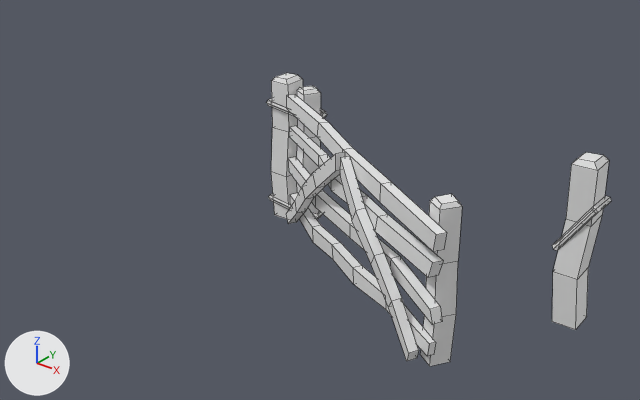
Renders of the FBX model Colono/Assets/Resources/Models/Fences/source/gate_open.fbx from each side of a commit.
One viewpoint serves both versions: a 50 mm camera at (0.9, -2.46, 1.64) aimed at (-0.92, -0.18, 0.23). Every picture has the same lights, and +X, +Y and +Z are marked at lower left. Mesh edges are drawn as thin lines. Where no turn or scale is listed for an object, it has been applied to the vertices.

The first picture shows 'Fence_Gate_Open'.
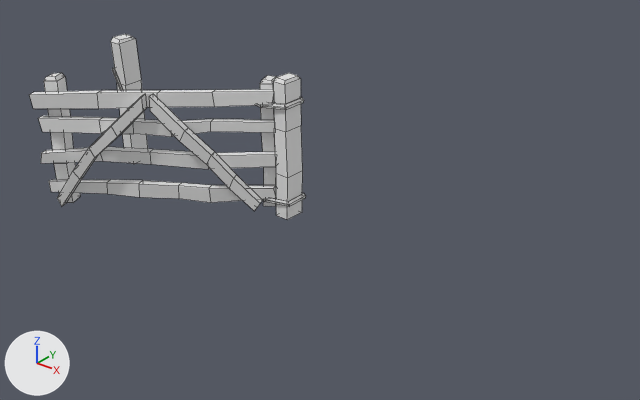
The change, as a list of edits to the scene's bpy script:
```text
Change me_cube_000:
    used by ob_fence_gate_open; location = (0.0, 0.0, 0.0)
    remove me_cube_000.from_pydata(...)  # 293 vertices, 273 faces; spans x -1.297..0.06, y -0.601..0.067, z -0.002..0.592
    add me_cube_000.from_pydata(...)  # 293 vertices, 273 faces; spans x -0.045..0.973, y -0.601..0.067, z -0.002..0.592
    me_cube_000 part 1: the loose piece of 20 vertices spanning x -0.056..0.042, y -0.06..0.046, z -0.002..0.592 is scaled about the mesh origin by (-0.75, 1, 1)
    me_cube_000 part 2: the loose piece of 24 vertices spanning x -1.193..-0.175, y -0.584..-0.004, z 0.349..0.413 is scaled about the mesh origin by (-0.75, 1, 1)
    me_cube_000 part 3: the loose piece of 20 vertices spanning x -1.198..-0.16, y -0.601..-0.002, z 0.451..0.532 is scaled about the mesh origin by (-0.75, 1, 1)
    me_cube_000 part 4: the loose piece of 24 vertices spanning x -1.192..-0.182, y -0.578..0.0, z 0.065..0.144 is scaled about the mesh origin by (-0.75, 1, 1)
    me_cube_000 part 5: the loose piece of 20 vertices spanning x -1.199..-0.16, y -0.594..0.001, z 0.209..0.276 is scaled about the mesh origin by (-0.75, 1, 1)
    me_cube_000 part 6: the loose piece of 20 vertices spanning x -0.686..-0.24, y -0.582..-0.334, z 0.033..0.52 is scaled about the mesh origin by (-0.75, 1, 1)
    me_cube_000 part 7: the loose piece of 20 vertices spanning x -1.153..-0.7, y -0.347..-0.067, z 0.037..0.52 is scaled about the mesh origin by (-0.75, 1, 1)
    me_cube_000 part 8: the loose piece of 20 vertices spanning x -1.171..-1.076, y -0.04..0.051, z 0.027..0.568 is scaled about the mesh origin by (-0.75, 1, 1)
    me_cube_000 part 9: the loose piece of 20 vertices spanning x -0.258..-0.161, y -0.545..-0.451, z 0.027..0.568 is scaled about the mesh origin by (-0.75, 1, 1)
    me_cube_000 part 10: the loose piece of 30 vertices spanning x -1.289..-1.041, y -0.05..0.067, z 0.452..0.498 is scaled about the mesh origin by (-0.75, 1, 1)
    me_cube_000 part 11: the loose piece of 30 vertices spanning x -1.297..-1.043, y -0.049..0.067, z 0.047..0.088 is scaled about the mesh origin by (-0.75, 1, 1)
    me_cube_000 part 12: the loose piece of 25 vertices spanning x -0.069..0.06, y -0.059..0.049, z 0.266..0.449 is scaled about the mesh origin by (-0.75, 1, 1)
    me_cube_000 part 13: a new loose piece of 20 vertices spanning x 0.893..0.964, y -0.037..0.059, z 0.0..0.59, in mat_lowpolymat (white #e7e7e7)
    me_cube_000 part 14: the loose piece of 20 vertices spanning x -1.285..-1.19, y -0.037..0.059, z 0.0..0.59 is deleted
Change ob_fence_gate_open:
    ob_fence_gate_open.location: (0.0, 0.0, 0.0) -> (-2.157, 0.0, 0.0)
```

What differs and where, as boxes (x1, y1, x2, y2) in the pictures (640 x 400 px; the box of a moved part takes in the faces that stretch with it):
'Fence_Gate_Open', reshaped, moved (19% narrower, 36% shorter): before (267, 73, 611, 366); after (29, 34, 306, 220)
part 1 of me_cube_000, moved or reshaped: before (552, 152, 609, 330); after (111, 34, 148, 164)
part 2 of me_cube_000, moved or reshaped: before (289, 126, 444, 278); after (38, 116, 275, 137)
part 3 of me_cube_000, moved or reshaped: before (287, 94, 447, 252); after (29, 89, 274, 109)
part 4 of me_cube_000, moved or reshaped: before (290, 193, 436, 356); after (49, 180, 276, 203)
part 5 of me_cube_000, moved or reshaped: before (288, 157, 442, 324); after (41, 147, 276, 169)
part 6 of me_cube_000, moved or reshaped: before (340, 156, 419, 361); after (57, 94, 146, 206)
part 7 of me_cube_000, moved or reshaped: before (286, 152, 345, 224); after (149, 94, 263, 211)
part 8 of me_cube_000, moved or reshaped: before (297, 86, 321, 214); after (260, 75, 277, 206)
part 9 of me_cube_000, moved or reshaped: before (421, 194, 462, 366); after (44, 73, 81, 203)
part 10 of me_cube_000, moved or reshaped: before (267, 99, 327, 118); after (256, 97, 304, 110)
part 11 of me_cube_000, moved or reshaped: before (268, 194, 322, 219); after (262, 193, 306, 207)
part 12 of me_cube_000, moved or reshaped: before (552, 196, 611, 251); after (112, 68, 129, 109)
part 13 of me_cube_000, added: after (273, 73, 303, 220)
part 14 of me_cube_000, deleted: before (271, 73, 303, 219)
